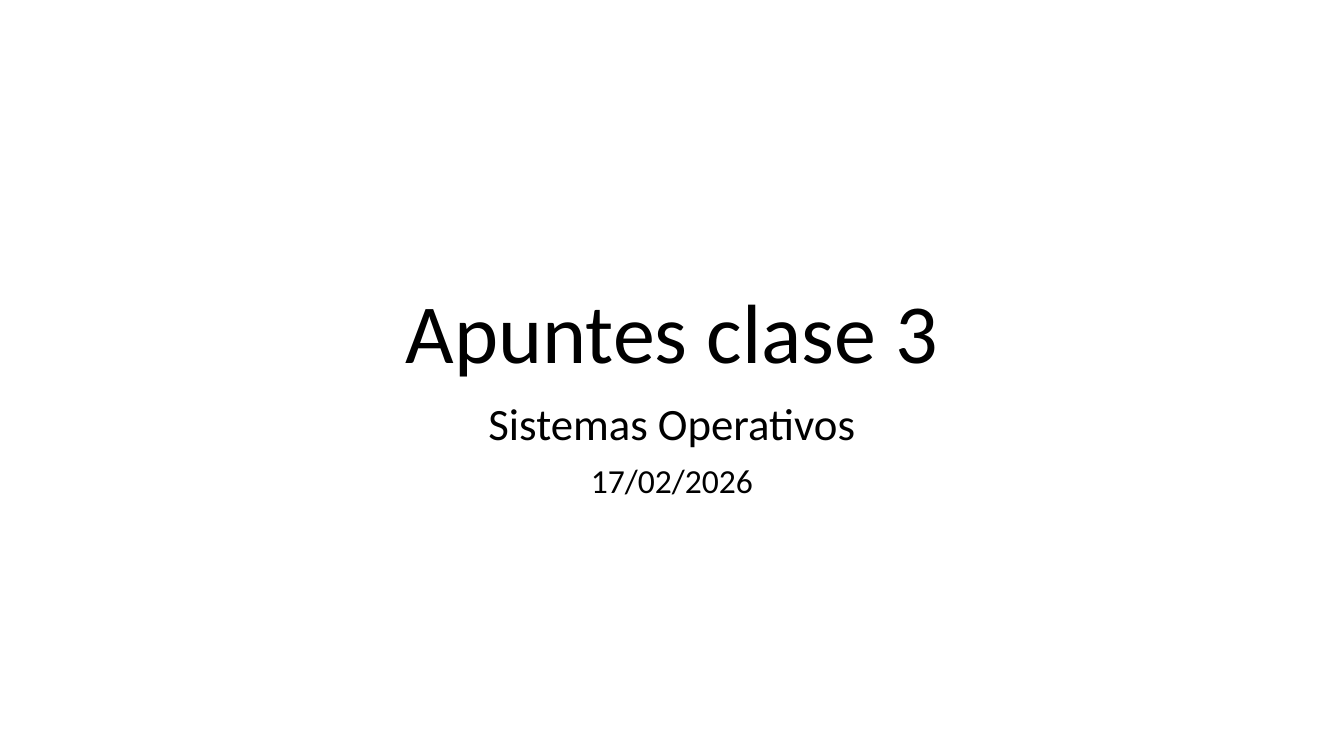
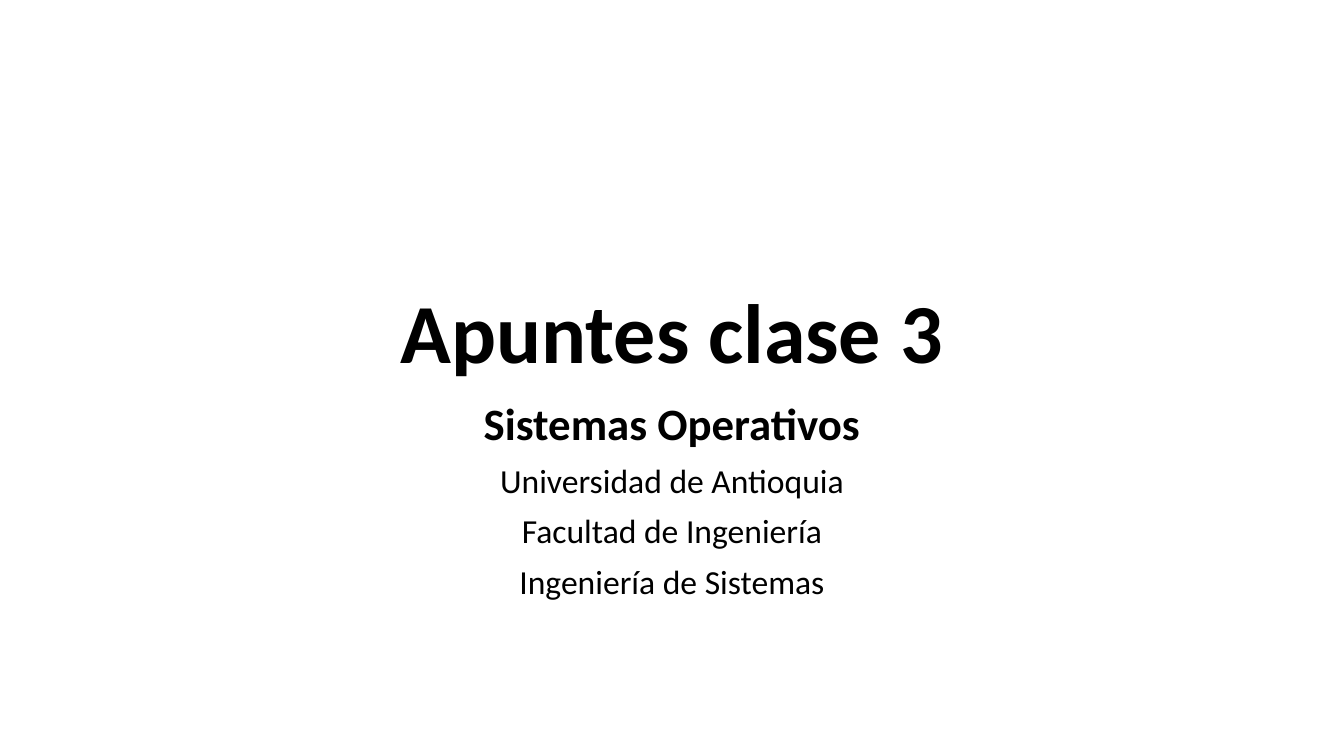
Before and after one commit to udea-so/apuntes_2026-2_SO-virtual, a slide deck: slide 1 of clase_03/SO_apuntes_clase3.pptx. Drawn at 1344x756 pixels with LibreOffice and Linux fonts; fonts in the diff are those of the drawing. Boxes give left, top, right and bottom in pixels: in the first picture for what was removed or moved away, otherwise in the second. Text is boxed around its words. In the diff, an @@ line names an element or a change of style, - is before the commit and + after.

Commit message:
Apuntes clase 3 agregados

```diff
--- a/clase_03/SO_apuntes_clase3.pptx
+++ b/clase_03/SO_apuntes_clase3.pptx
@@ title "Apuntes clase 3" at (x1=401, y1=304, x2=943, y2=377): bold on @@
@@ subtitle at (x1=484, y1=408, x2=859, y2=447): bold on in "Sistemas Operativos" @@
@@ subtitle at (x1=500, y1=469, x2=843, y2=600): text changed @@
-17/02/2026
+Universidad de Antioquia
+Facultad de Ingeniería
+Ingeniería de Sistemas
```
Also in this commit, not shown: 8 other slides changed, 11 other files.
